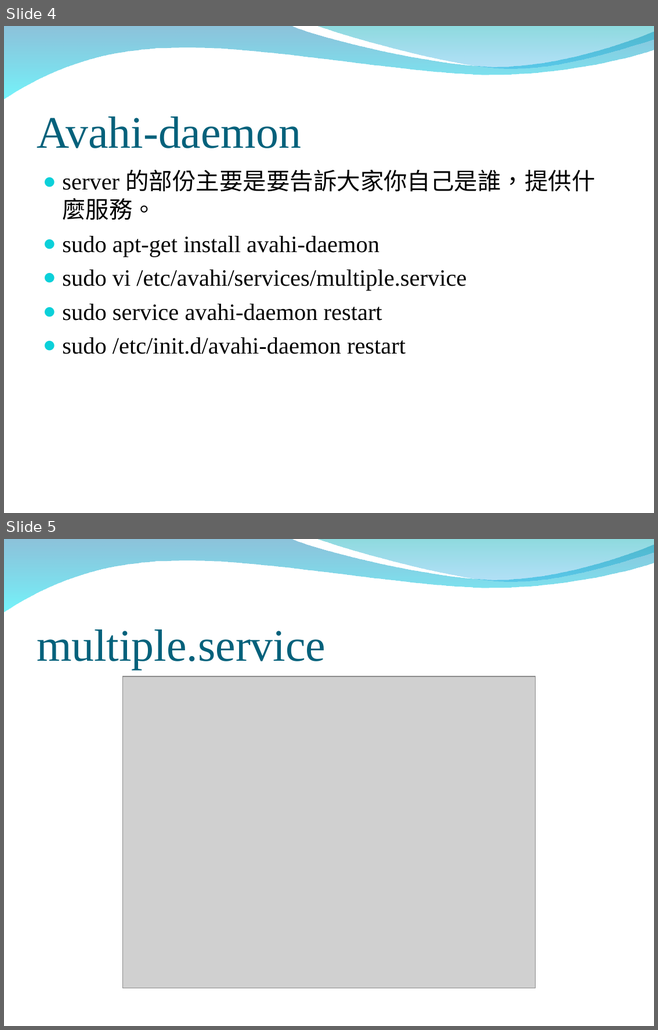
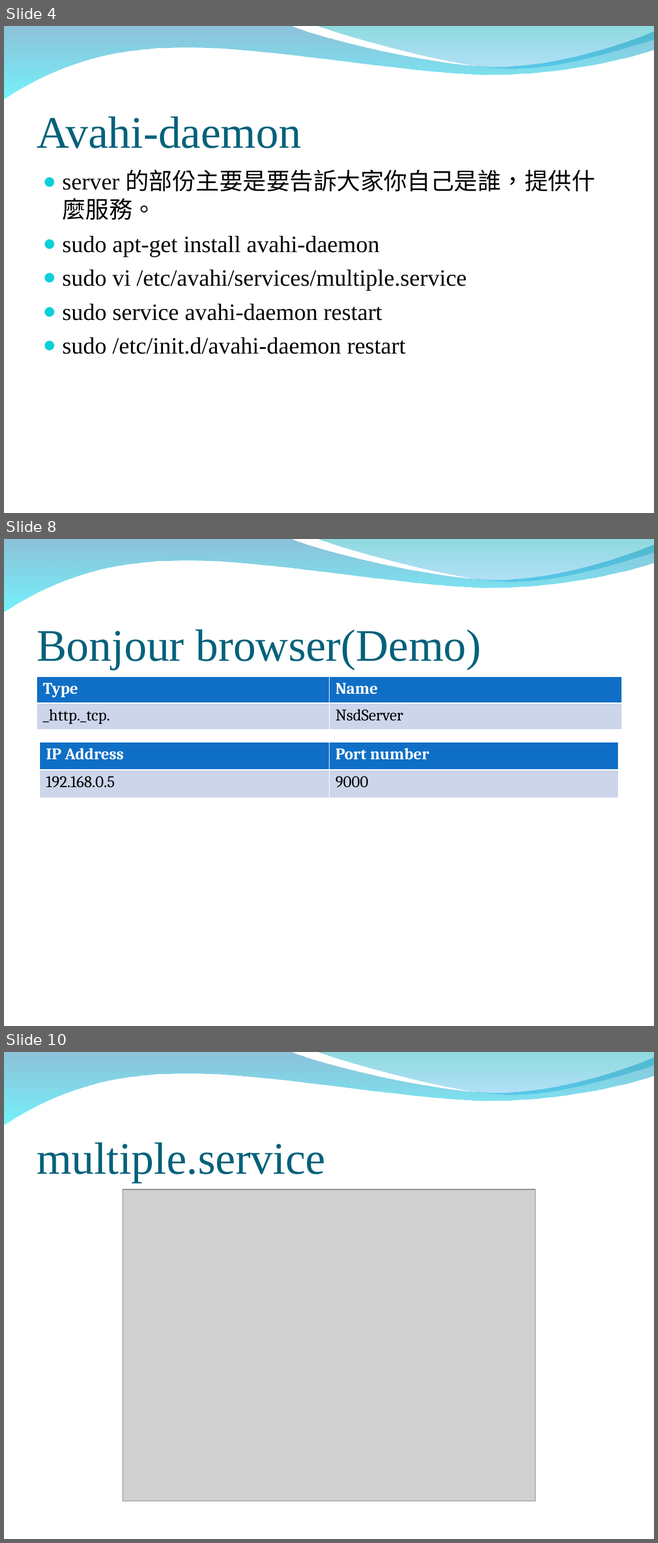
Before and after one commit to peter279k/regular_meeting, a slide deck: mDNS.ppt. Shown one above the other, each under a label of ours: slides 4 and 5 before the commit, slides 4, 8 and 10 after it; the slides between them are not shown. The pictures are 658x1030 and 658x1543 pixels, drawn with LibreOffice and Linux fonts; fonts in the diff are those of the drawing; grey boxes stand for pictures; background and template pictures are left out. Boxes give left, top, right and bottom in pixels: in the first picture for what was removed or moved away, otherwise in the second. Text is boxed around its words. In the diff, an @@ line names an element or a change of style, - is before the commit and + after.

Commit message:
新增bonjour problem 和 bonjour broswer Demo

```diff
--- a/mDNS.ppt
+++ b/mDNS.ppt
@@ slide 8 added at (x1=4, y1=539, x2=654, y2=1026), background picture (left out); not listed: 2 template elements that a slide beside it also shows @@
@@ title added at (x1=36, y1=629, x2=481, y2=669), 50 pt, text #04617B @@
+Bonjour browser(Demo)
@@ table added at (x1=36, y1=676, x2=621, y2=729), 2 rows, 2 columns @@
+Type | Name
+_http._tcp. | NsdServer
@@ table added at (x1=40, y1=743, x2=618, y2=798), 2 rows, 2 columns @@
+IP Address | Port number
+192.168.0.5 | 9000
@@ what was slide 5 is now slide 10 @@
```
Also in this commit, not shown: 1 slide changed, 4 other slides added, 1 other file.
